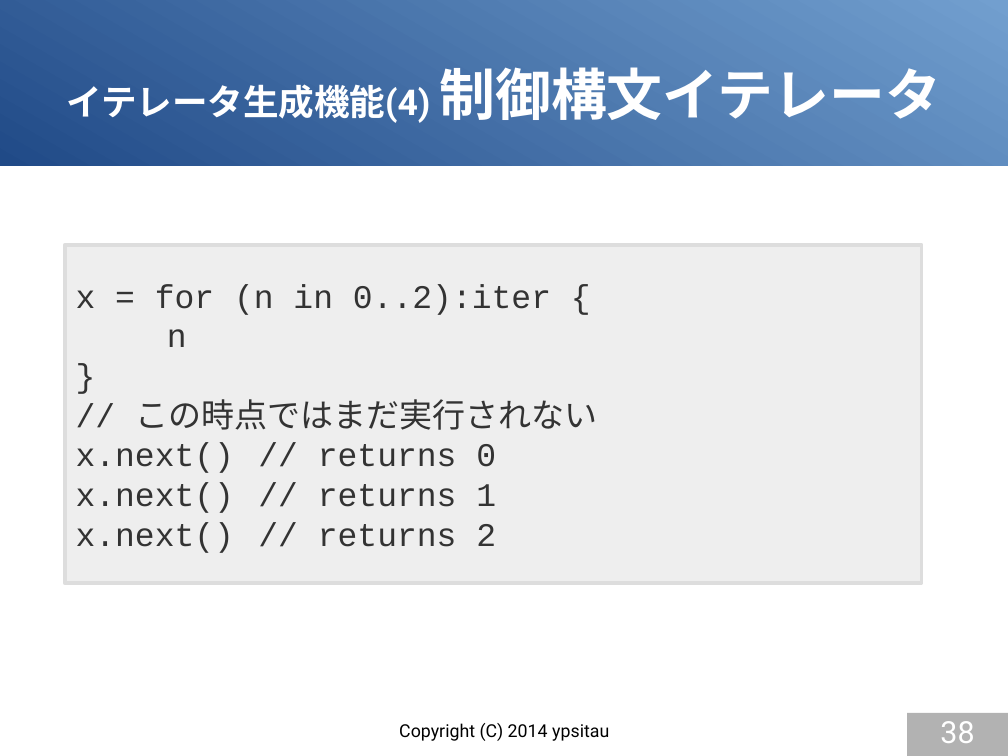
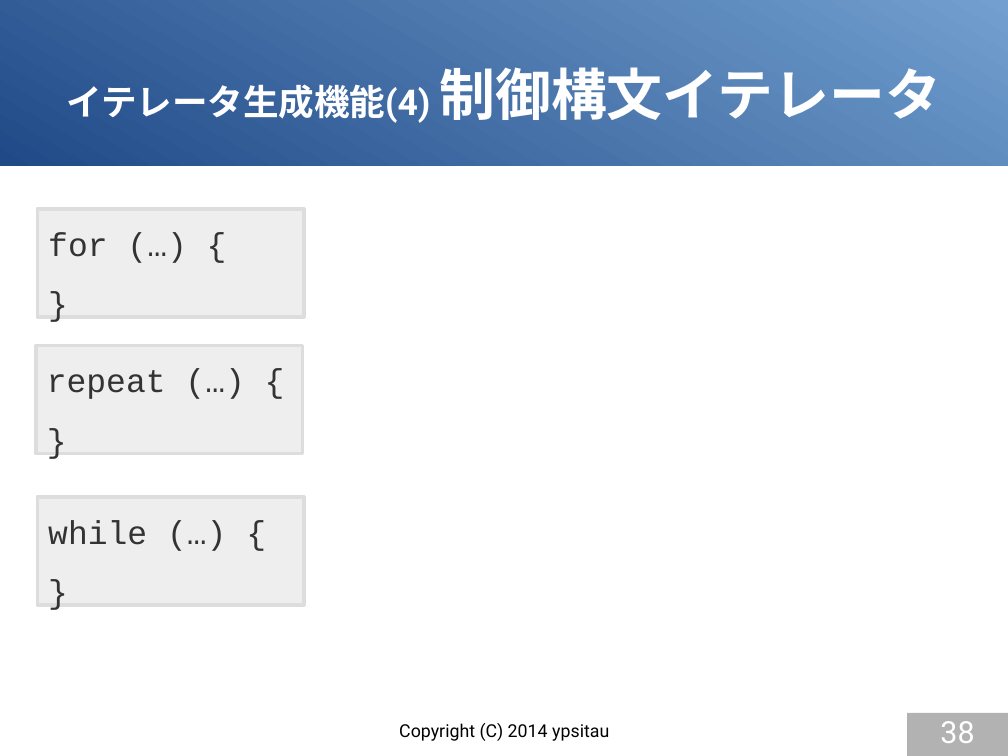
Before and after one commit to gura-lang/gura-doc, a slide deck: slide 38 of presentation/gura-introduction.odp. Drawn at 1008x756 pixels with LibreOffice and Linux fonts; fonts in the diff are those of the drawing. Boxes give left, top, right and bottom in pixels: in the first picture for what was removed or moved away, otherwise in the second. Text is boxed around its words. In the diff, an @@ line names an element or a change of style, - is before the commit and + after.

```diff
--- a/presentation/gura-introduction.odp
+++ b/presentation/gura-introduction.odp
@@ rectangle added at [38,209,304,316], fill #EEEEEE, outline #DDDDDD 2.83 pt, 26 pt, text #333333 @@
+for (…) {
+}
@@ rectangle removed at [65,245,922,584] @@
-x = for (n in 0..2):iter {
-n
-}
-// この時点ではまだ実行されない
-x.next() // returns 0
-x.next() // returns 1
-x.next() // returns 2
@@ rectangle added at [36,346,302,454], fill #EEEEEE, outline #DDDDDD 2.83 pt, 26 pt, text #333333 @@
+repeat (…) {
+}
@@ rectangle added at [38,497,304,605], fill #EEEEEE, outline #DDDDDD 2.83 pt, 26 pt, text #333333 @@
+while (…) {
+}
```
Also in this commit, not shown: 5 other slides changed, 1 slide added, 1 slide removed.
